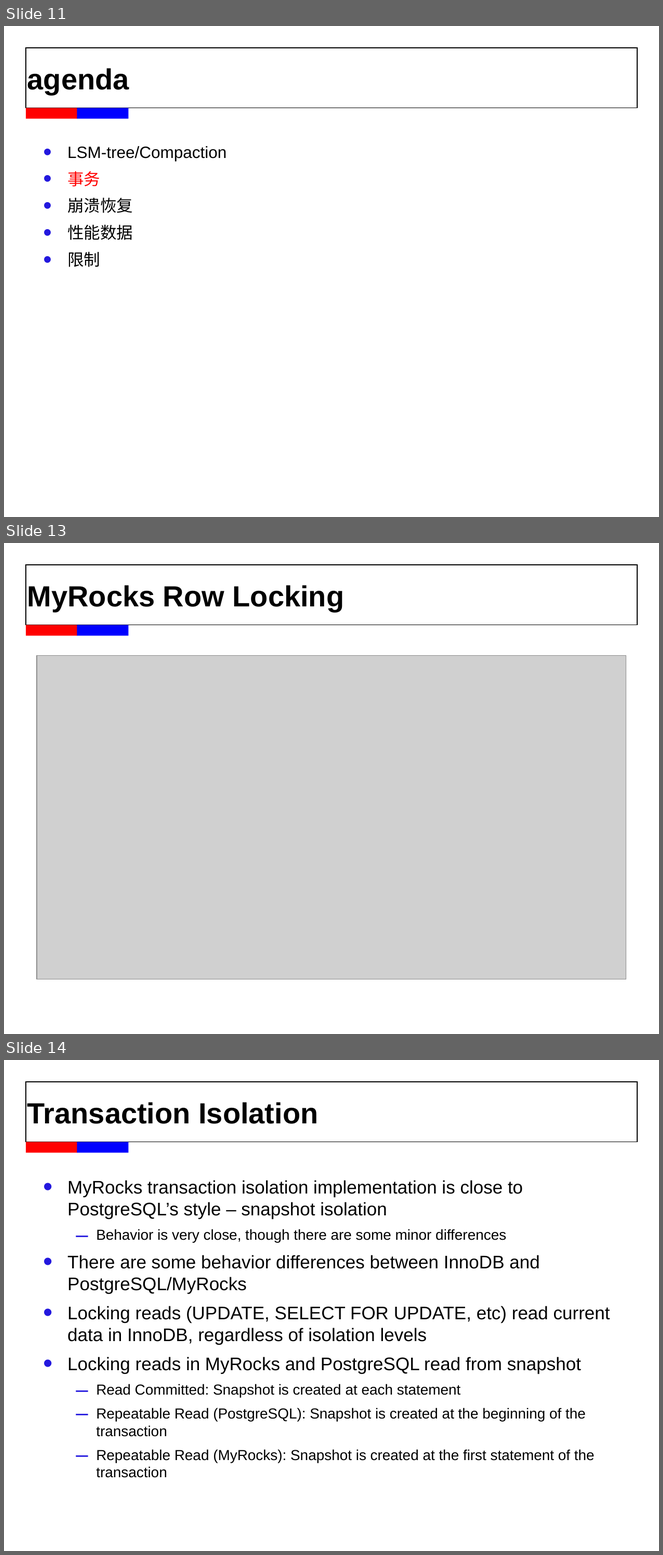
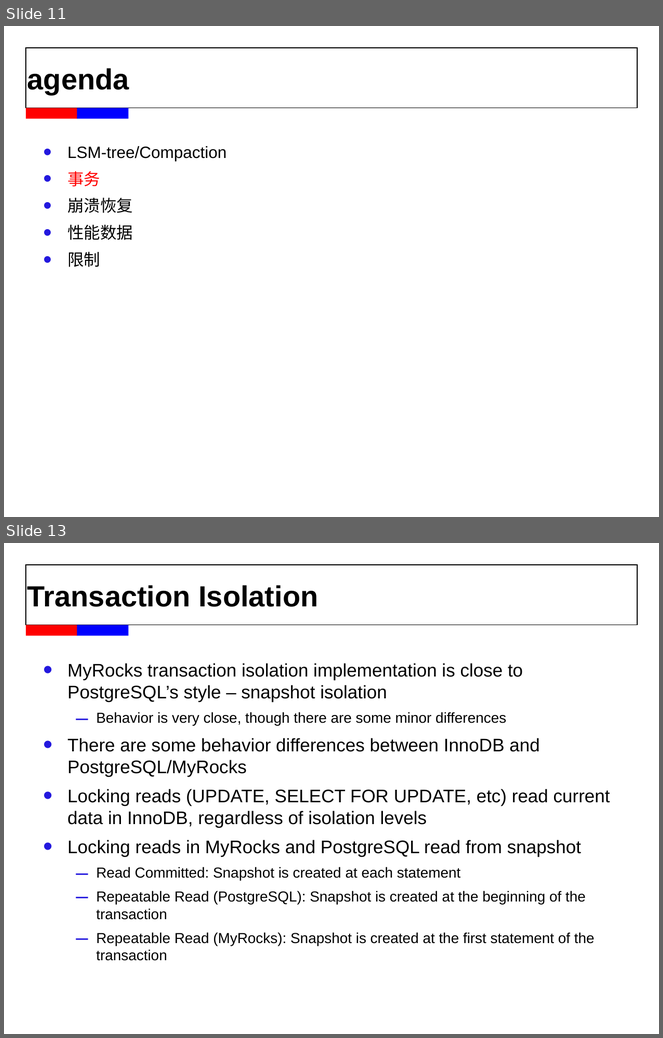
Before and after one commit to wisehead/techblog, a slide deck: database/MySQL/MyRocks_chenhui.ppt. Shown one above the other, each under a label of ours: slides 11, 13 and 14 before the commit, slides 11 and 13 after it; the slides between them are not shown. The pictures are 663x1555 and 663x1038 pixels, drawn with LibreOffice and Linux fonts; fonts in the diff are those of the drawing; grey boxes stand for pictures; background and template pictures are left out. Boxes give left, top, right and bottom in pixels: in the first picture for what was removed or moved away, otherwise in the second. Text is boxed around its words. In the diff, an @@ line names an element or a change of style, - is before the commit and + after.

```diff
--- a/database/MySQL/MyRocks_chenhui.ppt
+++ b/database/MySQL/MyRocks_chenhui.ppt
@@ slide 13 removed at [4,543,659,1034], background #FFFFFF; not listed: 3 template elements that a slide beside it also shows @@
@@ title removed at [27,585,345,612] @@
-MyRocks Row Locking
@@ picture removed at [37,656,626,980] @@
@@ what was slide 14 is now slide 13 @@
```
Also in this commit, not shown: 2 slides changed, 2 other files.
